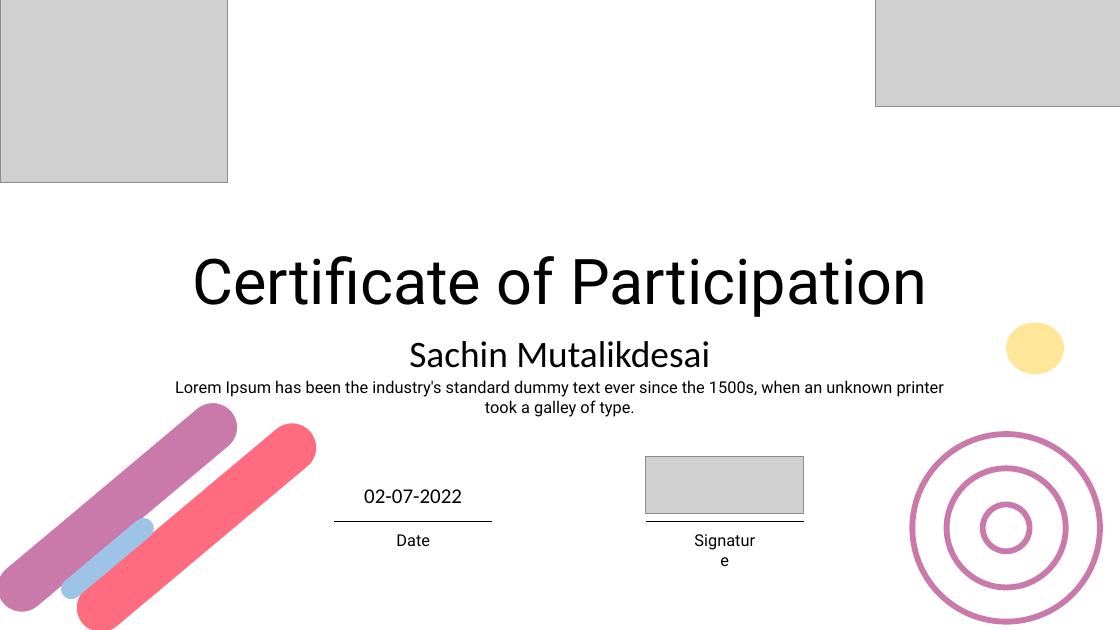
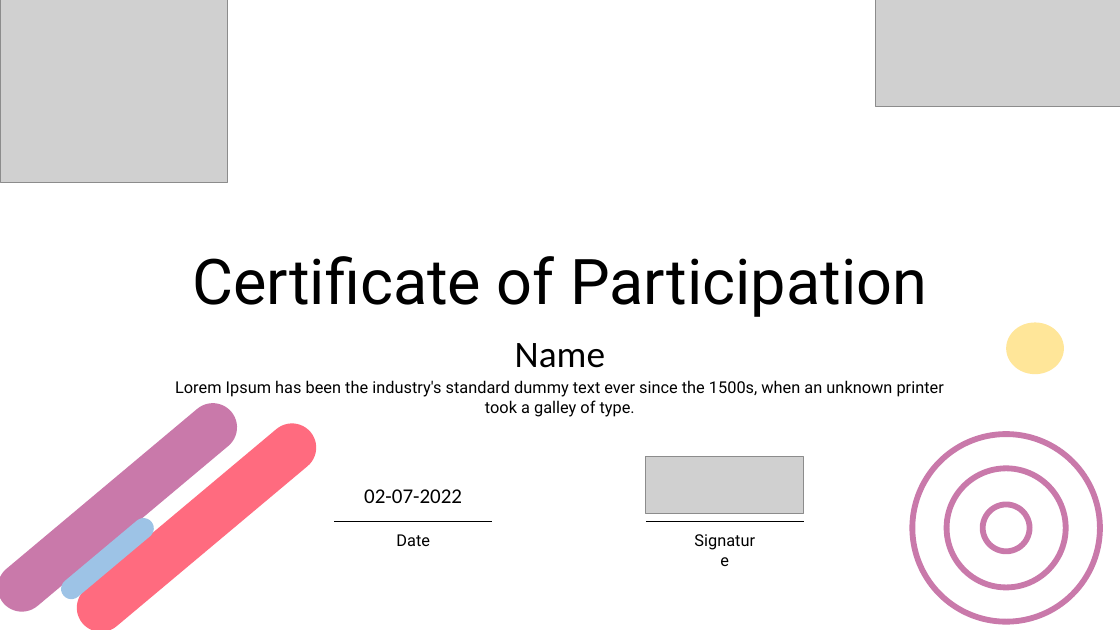
Before and after one commit to anikets349/Certificate-Generator-UiPath, a slide deck: slide 1 of Certificate.pptx. Drawn at 1120x630 pixels with LibreOffice and Linux fonts; fonts in the diff are those of the drawing; grey boxes stand for pictures. Boxes give left, top, right and bottom in pixels: in the first picture for what was removed or moved away, otherwise in the second. Text is boxed around its words. In the diff, an @@ line names an element or a change of style, - is before the commit and + after.

```diff
--- a/Certificate.pptx
+++ b/Certificate.pptx
@@ subtitle at box(515, 343, 605, 368): text changed @@
-Sachin Mutalikdesai
+Name
```
Also in this commit, not shown: 11 other files.
